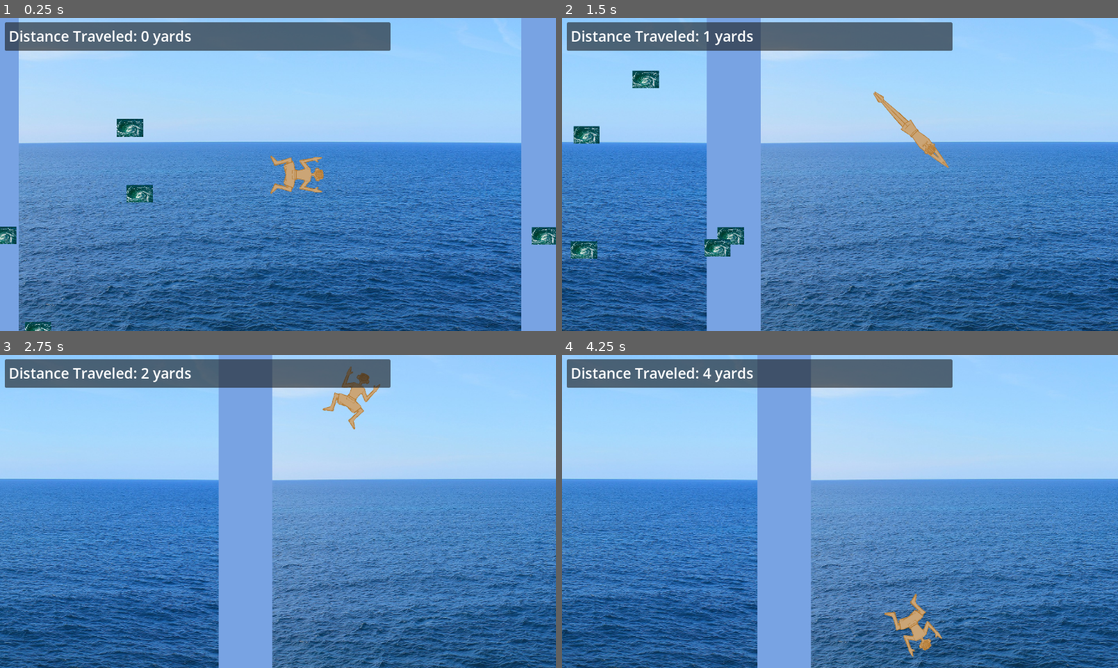
Above: before the commit, frames 1-4 (two rows, left to right).
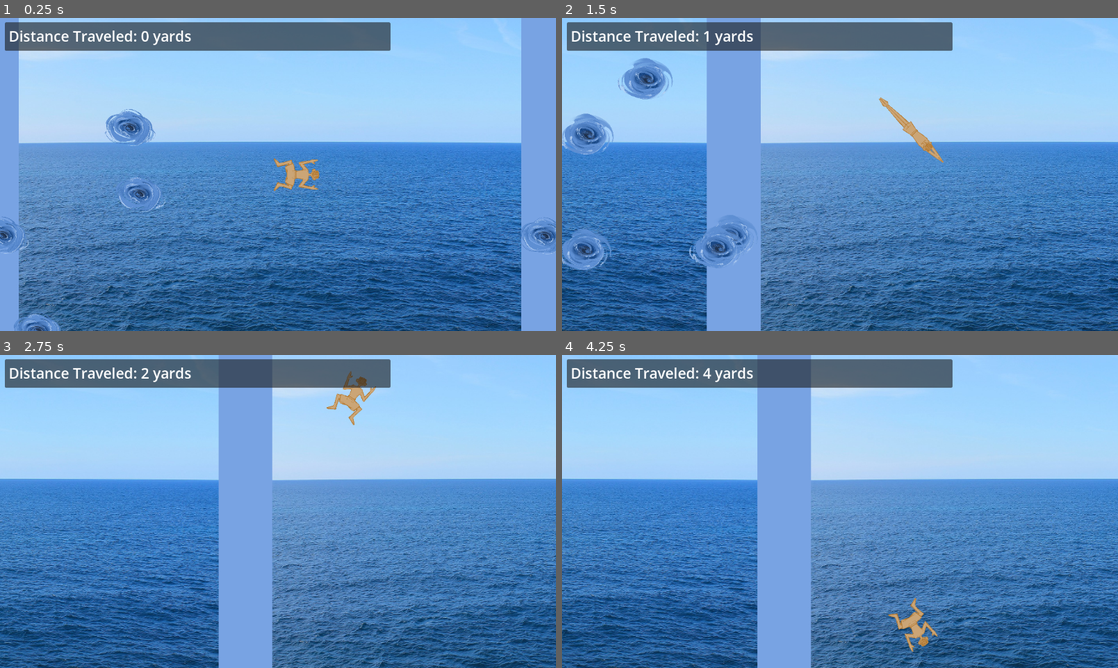
Above: after the commit, the same moments.

Repository: sophieTheProgrammer/microjam-island-61
Game: Godot game, scene res://scenes/game.tscn
The game is run twice, just before and just after one commit, with the same random seed, the same clock (stepped at 60 frames per second) and the same inputs.
Inputs (mouse positions are in pixels of both pictures, inside the frame that each line leads up to):
- Up to frame 1 (0.25 s): no input
- Up to frame 2 (1.5 s): tap Enter (ui_accept) at 0.5, 0.77 s; move the mouse to (962, 158) at 0.52 s; hold Up (up) 0.53-1.28 s; click (962, 158) at 0.6 s; move the mouse to (728, 190) at 1.27 s; hold Down (down) from 1.28 s (still down); click (728, 190) at 1.35 s
- Up to frame 3 (2.75 s): tap Enter (ui_accept) at 1.52 s; move the mouse to (333, 442) at 2.02 s; release Down (down) at 2.03 s; hold Up (up) from 2.03 s (still down); click (333, 442) at 2.1 s
- Up to frame 4 (4.25 s): move the mouse to (812, 574) at 2.77 s; click (812, 574) at 2.85 s; tap Enter (ui_accept) at 3.02, 3.77 s; move the mouse to (1006, 558) at 3.52 s; release Up (up) at 3.53 s; hold Down (down) from 3.53 s (still down); click (1006, 558) at 3.6 s

The runs differ from the first frame. In frame 1, 2.7% of the frame differs, in the area x 0-100%, y 29-100%; in frame 2, 3.5%, in the area x 0-70%, y 12-81%; in frame 3, 0.4%; in frame 4, 0.4%.

Commit message:
whirlpool animation!

Diff:
--- a/project.godot
+++ b/project.godot
@@ -36,6 +36,18 @@
 "events": [Object(InputEventMouseButton,"resource_local_to_scene":false,"resource_name":"","device":-1,"window_id":0,"a …(253 unchanged characters)…
 ]
 }
+up={
+"deadzone": 0.2,
+"events": [Object(InputEventKey,"resource_local_to_scene":false,"resource_name":"","device":-1,"window_id":0,"alt_pressed":false,"shift_pressed":false,"ctrl_pressed":false,"meta_pressed":false,"pressed":false,"keycode":0,"physical_keycode":4194320,"key_label":0,"unicode":0,"location":0,"echo":false,"script":null)
+, Object(InputEventKey,"resource_local_to_scene":false,"resource_name":"","device":-1,"window_id":0,"alt_pressed":false,"shift_pressed":false,"ctrl_pressed":false,"meta_pressed":false,"pressed":false,"keycode":0,"physical_keycode":87,"key_label":0,"unicode":119,"location":0,"echo":false,"script":null)
+]
+}
+down={
+"deadzone": 0.2,
+"events": [Object(InputEventKey,"resource_local_to_scene":false,"resource_name":"","device":-1,"window_id":0,"alt_pressed":false,"shift_pressed":false,"ctrl_pressed":false,"meta_pressed":false,"pressed":false,"keycode":0,"physical_keycode":4194322,"key_label":0,"unicode":0,"location":0,"echo":false,"script":null)
+, Object(InputEventKey,"resource_local_to_scene":false,"resource_name":"","device":-1,"window_id":0,"alt_pressed":false,"shift_pressed":false,"ctrl_pressed":false,"meta_pressed":false,"pressed":false,"keycode":0,"physical_keycode":83,"key_label":0,"unicode":115,"location":0,"echo":false,"script":null)
+]
+}
 Up={
 "deadzone": 0.2,
 "events": [Object(InputEventKey,"resource_local_to_scene":false,"resource_name":"","device":-1,"window_id":0,"alt_press …(195 unchanged characters)…
@@ -43,18 +55,6 @@
 ]
 }
 Down={
-"deadzone": 0.2,
-"events": [Object(InputEventKey,"resource_local_to_scene":false,"resource_name":"","device":-1,"window_id":0,"alt_pressed":false,"shift_pressed":false,"ctrl_pressed":false,"meta_pressed":false,"pressed":false,"keycode":0,"physical_keycode":4194322,"key_label":0,"unicode":0,"location":0,"echo":false,"script":null)
-, Object(InputEventKey,"resource_local_to_scene":false,"resource_name":"","device":-1,"window_id":0,"alt_pressed":false,"shift_pressed":false,"ctrl_pressed":false,"meta_pressed":false,"pressed":false,"keycode":0,"physical_keycode":83,"key_label":0,"unicode":115,"location":0,"echo":false,"script":null)
-]
-}
-up={
-"deadzone": 0.2,
-"events": [Object(InputEventKey,"resource_local_to_scene":false,"resource_name":"","device":-1,"window_id":0,"alt_pressed":false,"shift_pressed":false,"ctrl_pressed":false,"meta_pressed":false,"pressed":false,"keycode":0,"physical_keycode":4194320,"key_label":0,"unicode":0,"location":0,"echo":false,"script":null)
-, Object(InputEventKey,"resource_local_to_scene":false,"resource_name":"","device":-1,"window_id":0,"alt_pressed":false,"shift_pressed":false,"ctrl_pressed":false,"meta_pressed":false,"pressed":false,"keycode":0,"physical_keycode":87,"key_label":0,"unicode":119,"location":0,"echo":false,"script":null)
-]
-}
-down={
 "deadzone": 0.2,
 "events": [Object(InputEventKey,"resource_local_to_scene":false,"resource_name":"","device":-1,"window_id":0,"alt_press …(195 unchanged characters)…
 , Object(InputEventKey,"resource_local_to_scene":false,"resource_name":"","device":-1,"window_id":0,"alt_pressed":false …(183 unchanged characters)…
--- a/scenes/player.tscn
+++ b/scenes/player.tscn
@@ -33,8 +33,9 @@
 script = ExtResource("1_0s3u6")
 
 [node name="AnimatedSprite2D" type="AnimatedSprite2D" parent="." unique_id=407492177]
+position = Vector2(0.9999981, -9.536743e-07)
 rotation = 1.5707964
-scale = Vector2(0.15319936, 0.15319934)
+scale = Vector2(0.1308865, 0.13088648)
 sprite_frames = SubResource("SpriteFrames_h2h35")
 autoplay = "default"
 
--- a/scenes/whirlpool.tscn
+++ b/scenes/whirlpool.tscn
@@ -1,10 +1,26 @@
 [gd_scene format=3 uid="uid://2h64y5eyev36"]
 
-[ext_resource type="Texture2D" uid="uid://clu521h4ecdso" path="res://stock/whirlppool; stocnk.jpg" id="1_r7u8w"]
+[ext_resource type="Texture2D" uid="uid://b7tge82eu63su" path="res://art/whirlpool/1.png" id="1_ntde3"]
+[ext_resource type="Texture2D" uid="uid://dlxwhppykt62r" path="res://art/whirlpool/2.png" id="2_u2urf"]
+
+[sub_resource type="SpriteFrames" id="SpriteFrames_8butw"]
+animations = [{
+"frames": [{
+"duration": 1.0,
+"texture": ExtResource("1_ntde3")
+}, {
+"duration": 1.0,
+"texture": ExtResource("2_u2urf")
+}],
+"loop": 1,
+"name": &"default",
+"speed": 4.0
+}]
 
 [node name="whirlpool" type="Node2D" unique_id=1129214498]
 
-[node name="Whirlppool;Stocnk" type="Sprite2D" parent="." unique_id=1182299338]
-position = Vector2(1, 0.9999981)
-scale = Vector2(0.075051755, 0.07505176)
-texture = ExtResource("1_r7u8w")
+[node name="AnimatedSprite2D" type="AnimatedSprite2D" parent="." unique_id=1771988059]
+scale = Vector2(0.079013094, 0.07901309)
+sprite_frames = SubResource("SpriteFrames_8butw")
+autoplay = "default"
+frame_progress = 0.5345303
--- a/scripts/spawner.gd
+++ b/scripts/spawner.gd
@@ -13,5 +13,5 @@
 func spawn_chunk():
 	var new_chunk = chunk.instantiate()
 	new_chunk.position.x = (chunks_spawned * Global.viewport.x)
-	self.add_child(new_chunk)
+	self.add_child.call_deferred(new_chunk)
 	chunks_spawned+=1
Renamed: art/IMG_3312.png -> art/whirlpool/1.png
Not shown, changed: art/whirlpool/1.png.import
Renamed: art/IMG_3313.png -> art/whirlpool/2.png
Not shown, changed: art/whirlpool/2.png.import
